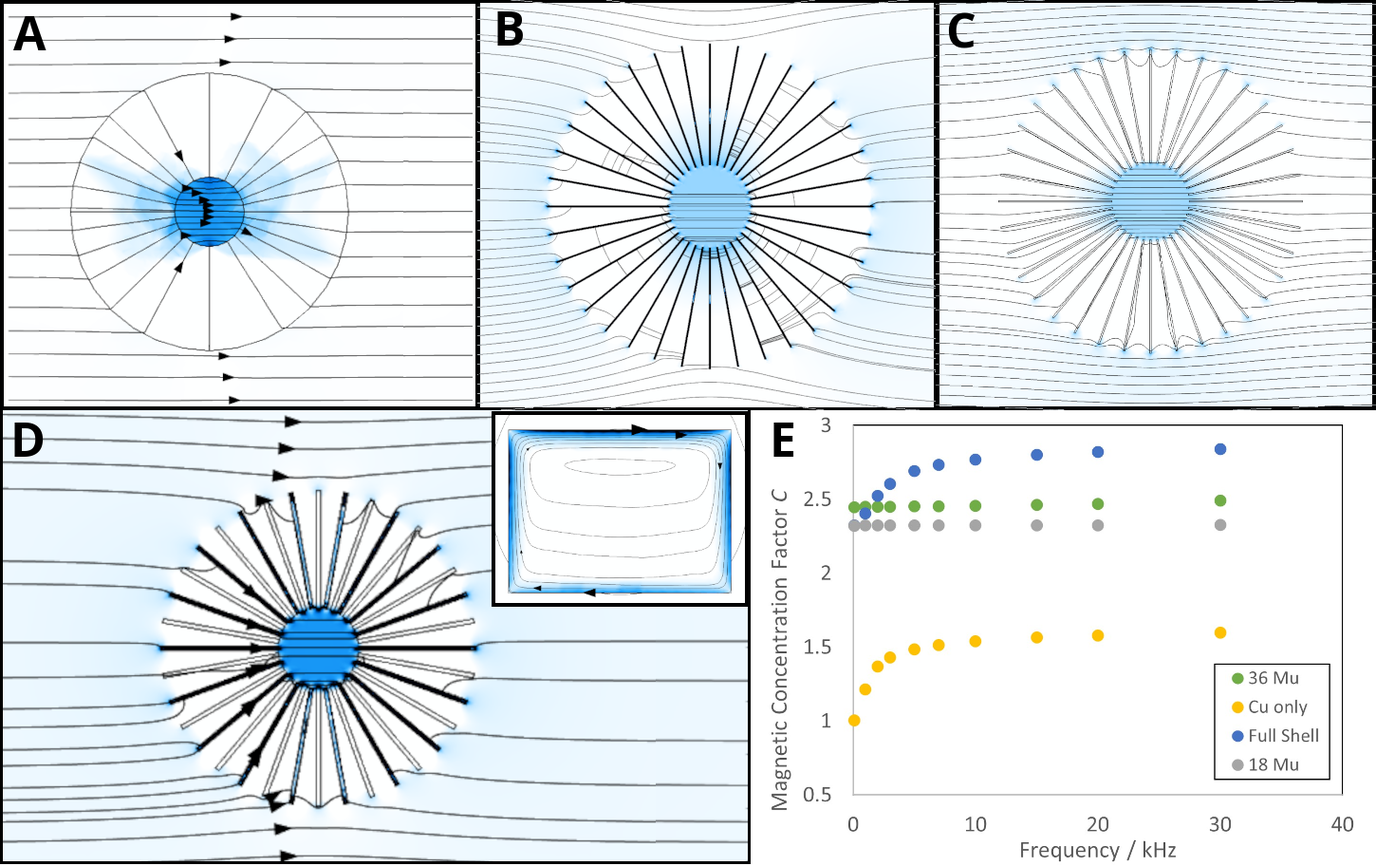
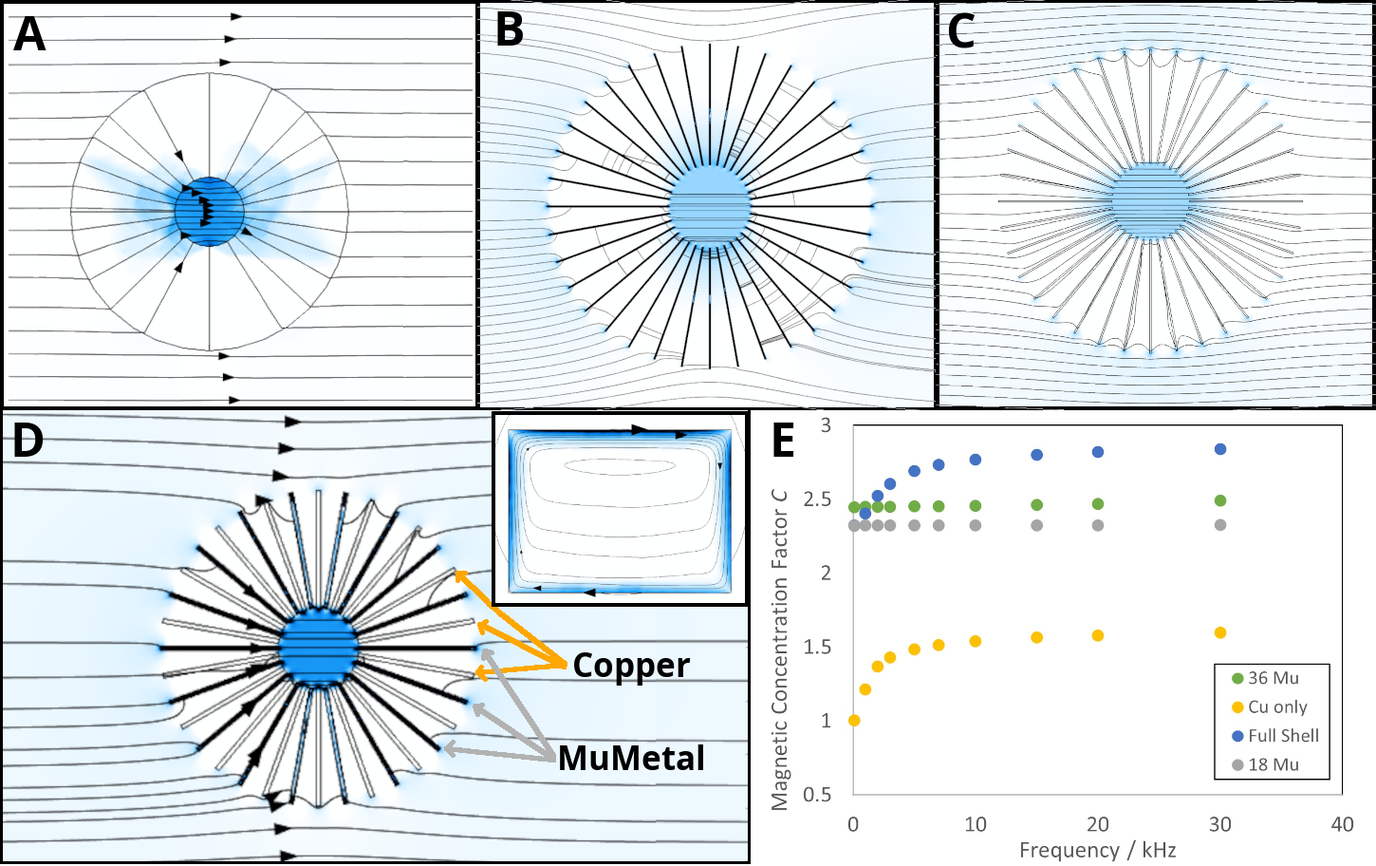
Comparing the layer stacks of the two (1376, 866) images. Changes:
added layer "Copper ..." above "bgd #1" over [560,652,704,770]
added layer "bgd #1" above "E" over [444,570,568,763]
